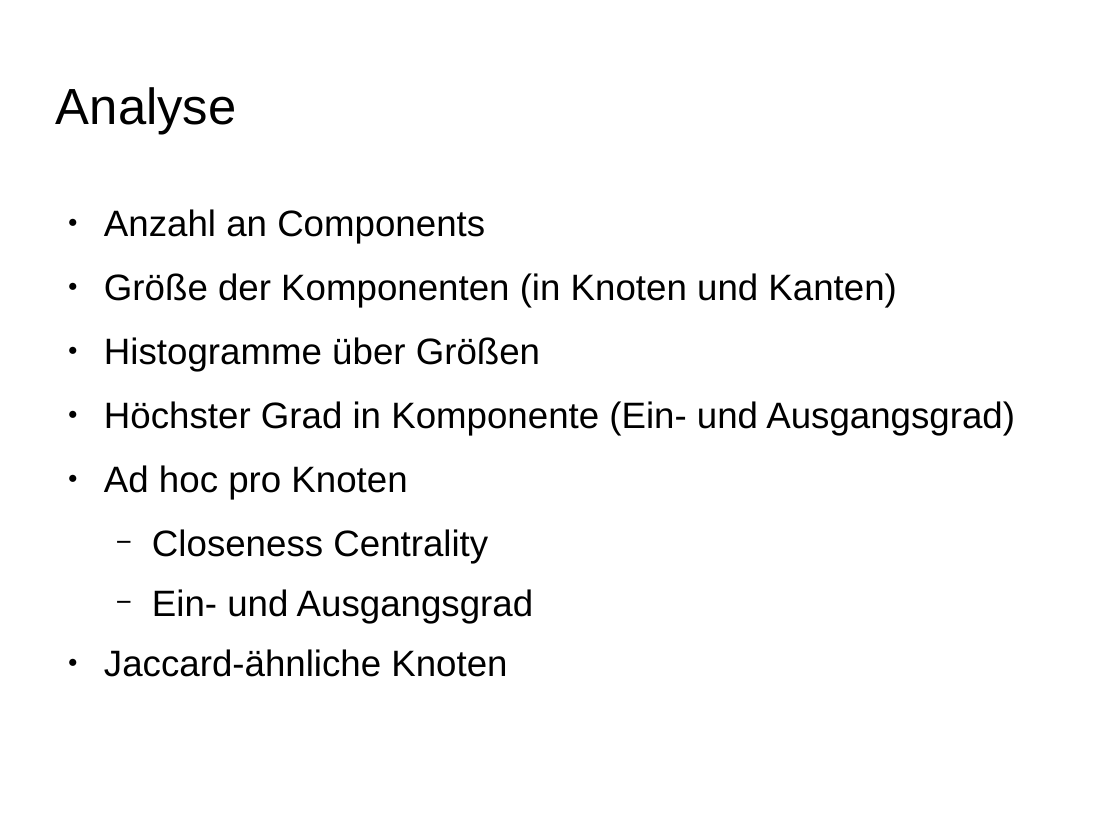
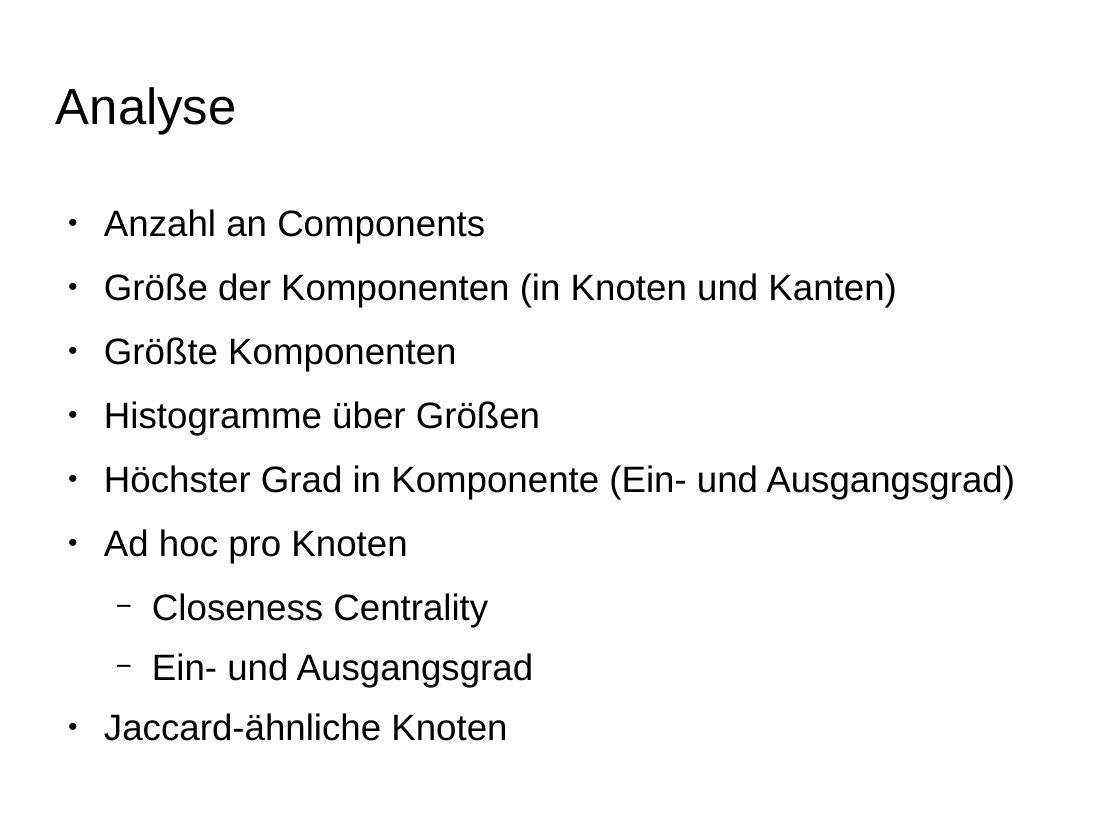
Before and after one commit to ScaDS/dblp-graphulo, a slide deck: slide 8 of doc/testat2.odp (slide 2 before the commit). Drawn at 1120x840 pixels with LibreOffice and Linux fonts; fonts in the diff are those of the drawing; background and template pictures are left out. Boxes give left, top, right and bottom in pixels: in the first picture for what was removed or moved away, otherwise in the second. Text is boxed around its words. In the diff, an @@ line names an element or a change of style, - is before the commit and + after.

```diff
--- a/doc/testat2.odp
+++ b/doc/testat2.odp
@@ text at <box>104,337,456,372</box>: paragraph added @@
+● Größte Komponenten
```
Also in this commit, not shown: 4 other slides changed, 7 slides added, 1 slide removed, 6 other files.
